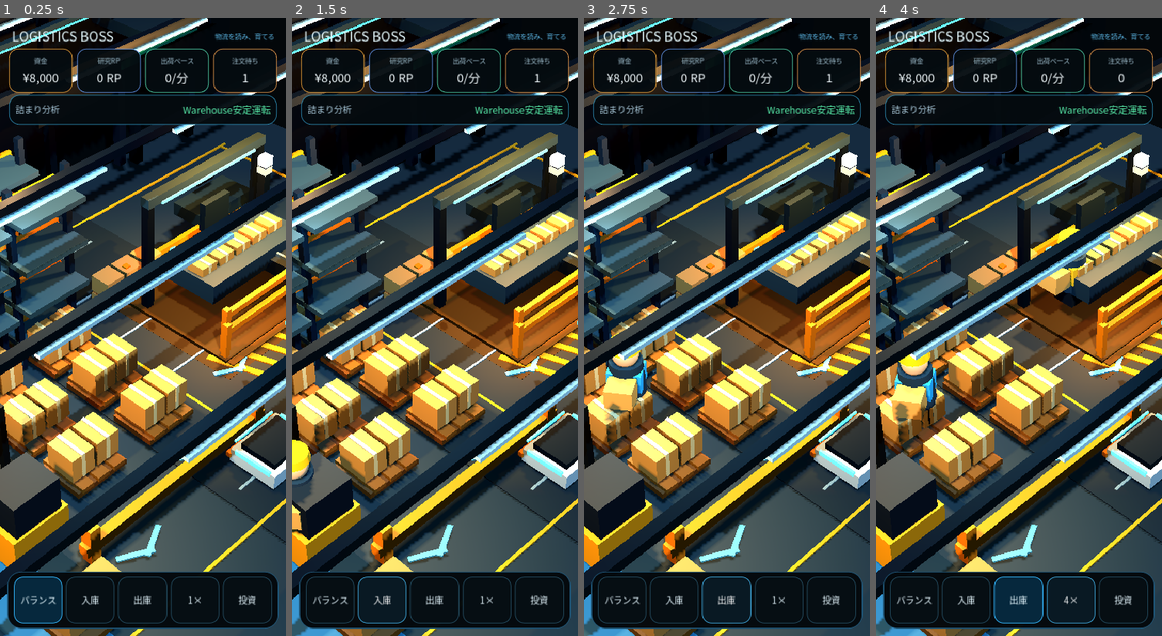
Above: before the commit, frames 1-4 (left to right).
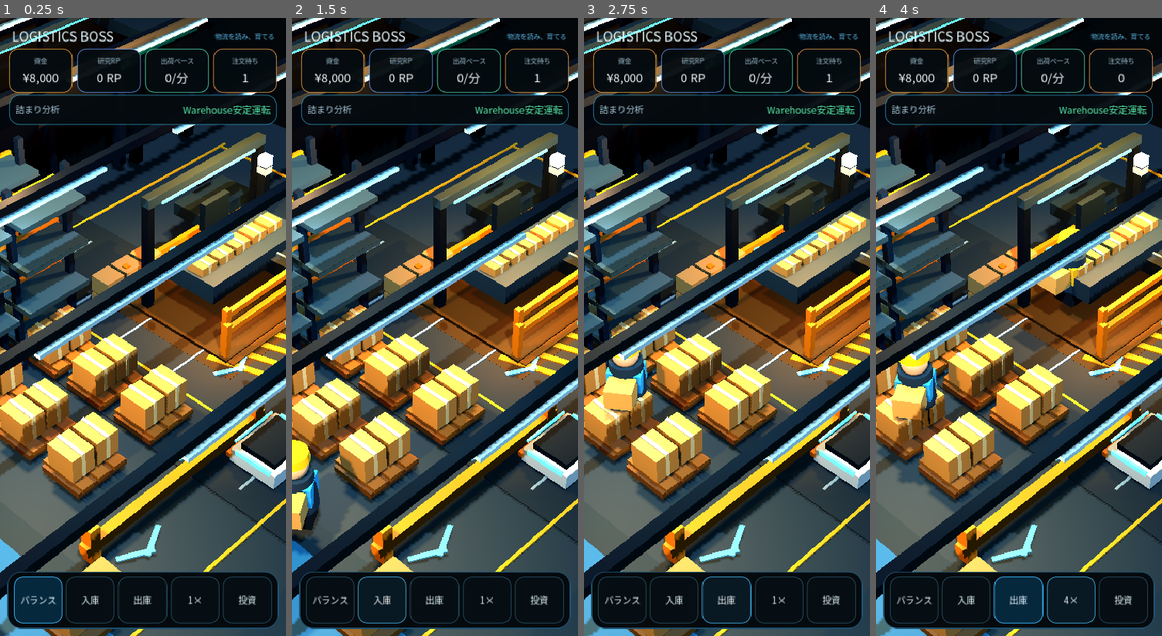
Above: after the commit, the same moments.

Repository: 48wr9f4wgp-lab/Logistics-Boss
Game: Godot game, scene res://scenes/main.tscn
The game is run twice, just before and just after one commit, with the same random seed, the same clock (stepped at 60 frames per second) and the same inputs.
Inputs:
- Up to frame 1 (0.25 s): no input
- Up to frame 2 (1.5 s): click "バランス" at 0.5 s; click "入庫" at 1.25 s
- Up to frame 3 (2.75 s): click "出庫" at 2 s
- Up to frame 4 (4 s): click "1×" at 2.75 s; click "2×" at 3.5 s

The runs differ from the first frame. In frame 1, 3.6% of the frame differs, in the area x 0-32%, y 62-100%; in frame 2, 3.3%; in frame 3, 3.8%; in frame 4, 3.9%.

Commit message:
Add Godot capital measurement foundation

Diff:
--- /dev/null
+++ b/godot/domain/capital_catalog.gd
@@ -0,0 +1,54 @@
+extends RefCounted
+class_name CapitalCatalog
+
+const FORKLIFT_COST := 12000
+
+
+func is_known(kind: StringName) -> bool:
+    return kind in [&"worker", &"rack", &"speed", &"packing", &"forklift"]
+
+
+func cost(
+    kind: StringName,
+    worker_count: int,
+    rack_level: int,
+    speed_level: int,
+    pack_level: int,
+    forklift_unlocked: bool
+) -> int:
+    match kind:
+        &"worker":
+            return int(3500 * pow(2.0, max(0, worker_count - 3)))
+        &"rack":
+            return int(2500 * pow(2.0, rack_level))
+        &"speed":
+            return int(4000 * pow(2.0, speed_level))
+        &"packing":
+            return int(4500 * pow(2.0, pack_level))
+        &"forklift":
+            return FORKLIFT_COST if not forklift_unlocked else FORKLIFT_COST
+        _:
+            return 999999999
+
+
+func is_maxed(
+    kind: StringName,
+    worker_count: int,
+    rack_level: int,
+    speed_level: int,
+    pack_level: int,
+    forklift_unlocked: bool
+) -> bool:
+    match kind:
+        &"worker":
+            return worker_count >= 7
+        &"rack":
+            return rack_level >= 4
+        &"speed":
+            return speed_level >= 4
+        &"packing":
+            return pack_level >= 4
+        &"forklift":
+            return forklift_unlocked
+        _:
+            return true
--- /dev/null
+++ b/godot/domain/flow_measurement.gd
@@ -0,0 +1,120 @@
+extends RefCounted
+class_name FlowMeasurement
+
+const WINDOW_SECONDS := 25.0
+const HISTORY_SECONDS := 90.0
+
+var _state_samples: Array[Dictionary] = []
+var _shipment_events: Array[Dictionary] = []
+var _active_measurements: Array[Dictionary] = []
+
+
+func record_state(at: float, dt: float, inbound: int, packing: int, outbound: int) -> void:
+    if dt <= 0.0:
+        return
+    _state_samples.append({
+        "at": at,
+        "dt": dt,
+        "inbound": inbound,
+        "packing": packing,
+        "outbound": outbound,
+    })
+    _prune(at)
+
+
+func record_shipment(at: float, value: int) -> void:
+    _shipment_events.append({"at": at, "value": value})
+    _prune(at)
+
+
+func begin_investment(kind: StringName, cost: int, at: float) -> Dictionary:
+    var before := _metrics(at - WINDOW_SECONDS, at)
+    _active_measurements.append({
+        "kind": String(kind),
+        "cost": cost,
+        "started_at": at,
+        "before": before,
+    })
+    return before
+
+
+func collect_completed(at: float) -> Array[Dictionary]:
+    var completed: Array[Dictionary] = []
+    var remaining: Array[Dictionary] = []
+
+    for measurement in _active_measurements:
+        var started_at := float(measurement.get("started_at", 0.0))
+        if at + 0.0001 < started_at + WINDOW_SECONDS:
+            remaining.append(measurement)
+            continue
+
+        var before: Dictionary = measurement.get("before", {})
+        var after := _metrics(started_at, started_at + WINDOW_SECONDS)
+        completed.append({
+            "kind": String(measurement.get("kind", "")),
+            "cost": int(measurement.get("cost", 0)),
+            "window_seconds": WINDOW_SECONDS,
+            "before": before,
+            "after": after,
+            "delta": {
+                "shipments_per_min": float(after.get("shipments_per_min", 0.0)) - float(before.get("shipments_per_min", 0.0)),
+                "revenue_per_min": float(after.get("revenue_per_min", 0.0)) - float(before.get("revenue_per_min", 0.0)),
+                "inbound_queue": float(after.get("inbound_queue", 0.0)) - float(before.get("inbound_queue", 0.0)),
+                "packing_queue": float(after.get("packing_queue", 0.0)) - float(before.get("packing_queue", 0.0)),
+                "outbound_queue": float(after.get("outbound_queue", 0.0)) - float(before.get("outbound_queue", 0.0)),
+            },
+        })
+
+    _active_measurements = remaining
+    return completed
+
+
+func _metrics(start_at: float, end_at: float) -> Dictionary:
+    var requested_duration := maxf(0.001, end_at - start_at)
+    var shipments := 0
+    var revenue := 0
+
+    for shipment in _shipment_events:
+        var event_at := float(shipment.get("at", -INF))
+        if event_at > start_at and event_at <= end_at:
+            shipments += 1
+            revenue += int(shipment.get("value", 0))
+
+    var weighted_inbound := 0.0
+    var weighted_packing := 0.0
+    var weighted_outbound := 0.0
+    var sampled_duration := 0.0
+
+    for sample in _state_samples:
+        var sample_at := float(sample.get("at", -INF))
+        if sample_at <= start_at or sample_at > end_at:
+            continue
+        var sample_dt := maxf(0.0, float(sample.get("dt", 0.0)))
+        sampled_duration += sample_dt
+        weighted_inbound += float(sample.get("inbound", 0)) * sample_dt
+        weighted_packing += float(sample.get("packing", 0)) * sample_dt
+        weighted_outbound += float(sample.get("outbound", 0)) * sample_dt
+
+    var rate_duration := maxf(0.001, minf(requested_duration, sampled_duration if sampled_duration > 0.0 else requested_duration))
+    var average_duration := maxf(0.001, sampled_duration)
+
+    return {
+        "window_seconds": requested_duration,
+        "sampled_seconds": sampled_duration,
+        "baseline_complete": sampled_duration >= requested_duration * 0.90,
+        "shipments": shipments,
+        "shipments_per_min": float(shipments) * 60.0 / rate_duration,
+        "revenue": revenue,
+        "revenue_per_min": float(revenue) * 60.0 / rate_duration,
+        "inbound_queue": weighted_inbound / average_duration if sampled_duration > 0.0 else 0.0,
+        "packing_queue": weighted_packing / average_duration if sampled_duration > 0.0 else 0.0,
+        "outbound_queue": weighted_outbound / average_duration if sampled_duration > 0.0 else 0.0,
+    }
+
+
+func _prune(at: float) -> void:
+    var cutoff := at - HISTORY_SECONDS
+    while not _state_samples.is_empty() and float(_state_samples[0].get("at", 0.0)) < cutoff:
+        _state_samples.pop_front()
+    while not _shipment_events.is_empty() and float(_shipment_events[0].get("at", 0.0)) < cutoff:
+        _shipment_events.pop_front()
--- a/godot/domain/warehouse_sim.gd
+++ b/godot/domain/warehouse_sim.gd
@@ -3,12 +3,16 @@
 
 signal event_emitted(event: Dictionary)
 
-const SAVE_SCHEMA := 1
+const CapitalCatalogScript = preload("res://domain/capital_catalog.gd")
+const FlowMeasurementScript = preload("res://domain/flow_measurement.gd")
+
+const SAVE_SCHEMA := 2
 const BASE_SHIPMENT_VALUE := 500
 const INBOUND_INTERVAL := 4.0
 const ORDER_INTERVAL := 5.0
 const INBOUND_LIMIT := 14
 const ORDER_LIMIT := 18
+const FORKLIFT_CYCLE := 3.2
 
 enum Policy {
     BALANCED,
@@ -40,18 +44,25 @@
 var rack_level: int = 0
 var speed_level: int = 0
 var pack_level: int = 0
+var forklift_unlocked: bool = false
+var forklift_active: bool = false
+var forklift_progress: float = 0.0
 
 var policy: int = Policy.BALANCED
 var time_scale: float = 1.0
 var sim_time: float = 0.0
+var last_measurement: Dictionary = {}
 
 var _inbound_timer: float = 2.0
 var _order_timer: float = 3.0
 var _packing_active: bool = false
 var _packing_remaining: float = 0.0
 var _packing_duration: float = 0.0
+var _forklift_remaining: float = 0.0
 var _shipment_times: Array[float] = []
 var workers: Array[Dictionary] = []
+var _capital: CapitalCatalog = CapitalCatalogScript.new()
+var _measurement: FlowMeasurement = FlowMeasurementScript.new()
 
 
 func _init() -> void:
@@ -66,10 +77,16 @@
     sim_time += dt
     _spawn_flow(dt)
     _update_packing(dt)
+    _update_forklift(dt)
     _update_workers(dt)
     _assign_idle_workers()
     _prune_shipment_window()
 
+    _measurement.record_state(sim_time, dt, inbound_queue, packing_queue, packed_queue)
+    for result in _measurement.collect_completed(sim_time):
+        last_measurement = result
+        _emit("measurement_completed", result)
+
 
 func set_policy(next_policy: int) -> void:
     if policy == next_policy:
@@ -83,54 +100,44 @@
 
 
 func upgrade_cost(kind: StringName) -> int:
+    return _capital.cost(kind, worker_count, rack_level, speed_level, pack_level, forklift_unlocked)
+
+
+func purchase_upgrade(kind: StringName) -> Dictionary:
+    if not _capital.is_known(kind):
+        return {"ok": false, "reason": "unknown", "cost": 0}
+
+    var cost := upgrade_cost(kind)
+    if _capital.is_maxed(kind, worker_count, rack_level, speed_level, pack_level, forklift_unlocked):
+        return {"ok": false, "reason": "max", "cost": cost}
+    if money < cost:
+        return {"ok": false, "reason": "funds", "cost": cost}
+
+    money -= cost
     match kind:
         &"worker":
-            return int(3500 * pow(2.0, max(0, worker_count - 3)))
-        &"rack":
-            return int(2500 * pow(2.0, rack_level))
-        &"speed":
-            return int(4000 * pow(2.0, speed_level))
-        &"packing":
-            return int(4500 * pow(2.0, pack_level))
-        _:
-            return 999999999
-
-
-func purchase_upgrade(kind: StringName) -> Dictionary:
-    var cost := upgrade_cost(kind)
-    if money < cost:
-        return {"ok": false, "reason": "funds", "cost": cost}
-
-    match kind:
-        &"worker":
-            if worker_count >= 7:
-                return {"ok": false, "reason": "max", "cost": cost}
-            money -= cost
             worker_count += 1
             _sync_worker_roster()
         &"rack":
-            if rack_level >= 4:
-                return {"ok": false, "reason": "max", "cost": cost}
-            money -= cost
             rack_level += 1
             rack_capacity += 4
         &"speed":
-            if speed_level >= 4:
-                return {"ok": false, "reason": "max", "cost": cost}
-            money -= cost
             speed_level += 1
             worker_speed *= 1.15
         &"packing":
-            if pack_level >= 4:
-                return {"ok": false, "reason": "max", "cost": cost}
-            money -= cost
             pack_level += 1
             pack_time_multiplier *= 0.85
-        _:
-            return {"ok": false, "reason": "unknown", "cost": cost}
-
-    _emit("upgrade_purchased", {"kind": String(kind), "cost": cost})
-    return {"ok": true, "cost": cost}
+        &"forklift":
+            forklift_unlocked = true
+
+    var before := _measurement.begin_investment(kind, cost, sim_time)
+    _emit("upgrade_purchased", {
+        "kind": String(kind),
+        "cost": cost,
+        "measurement_window": FlowMeasurement.WINDOW_SECONDS,
+        "before": before,
+    })
+    return {"ok": true, "cost": cost, "measurement_window": FlowMeasurement.WINDOW_SECONDS}
 
 
 func bottleneck() -> Dictionary:
@@ -170,11 +177,15 @@
         "rack_level": rack_level,
         "speed_level": speed_level,
         "pack_level": pack_level,
+        "forklift_unlocked": forklift_unlocked,
+        "forklift_active": forklift_active,
+        "forklift_progress": forklift_progress,
         "policy": int(policy),
         "time_scale": time_scale,
         "sim_time": sim_time,
         "bottleneck": bottleneck(),
         "throughput_per_minute": throughput_per_minute(),
+        "last_measurement": last_measurement,
     }
 
 
@@ -196,12 +207,14 @@
         "rack_level": rack_level,
         "speed_level": speed_level,
         "pack_level": pack_level,
+        "forklift_unlocked": forklift_unlocked,
         "policy": int(policy),
     }
 
 
 func load_data(data: Dictionary) -> bool:
-    if int(data.get("schema_version", -1)) != SAVE_SCHEMA:
+    var source_schema := int(data.get("schema_version", -1))
+    if source_schema != 1 and source_schema != SAVE_SCHEMA:
         return false
 
     money = maxi(0, int(data.get("money", money)))
@@ -219,9 +232,16 @@
     rack_level = clampi(int(data.get("rack_level", rack_level)), 0, 4)
     speed_level = clampi(int(data.get("speed_level", speed_level)), 0, 4)
     pack_level = clampi(int(data.get("pack_level", pack_level)), 0, 4)
+    forklift_unlocked = bool(data.get("forklift_unlocked", false))
     policy = clampi(int(data.get("policy", policy)), Policy.BALANCED, Policy.SHIP)
+
+    forklift_active = false
+    forklift_progress = 0.0
+    _forklift_remaining = 0.0
     _sync_worker_roster()
-    _emit("save_loaded", {})
+    if source_schema == 1:
+        _emit("save_migrated", {"from_schema": 1, "to_schema": SAVE_SCHEMA})
+    _emit("save_loaded", {"schema_version": SAVE_SCHEMA})
     return true
 
 
@@ -259,6 +279,37 @@
         _emit("packing_complete", {"packed_queue": packed_queue})
 
 
+func _update_forklift(dt: float) -> void:
+    if not forklift_unlocked:
+        forklift_active = false
+        forklift_progress = 0.0
+        _forklift_remaining = 0.0
+        return
+
+    if forklift_active:
+        _forklift_remaining = maxf(0.0, _forklift_remaining - dt)
+        forklift_progress = clampf(1.0 - _forklift_remaining / FORKLIFT_CYCLE, 0.0, 1.0)
+        if _forklift_remaining <= 0.0:
+            forklift_active = false
+            forklift_progress = 0.0
+            rack_stock = mini(rack_capacity, rack_stock + 1)
+            _emit("forklift_stored", {"rack_stock": rack_stock})
+
+    if forklift_active:
+        return
+
+    if inbound_queue <= 0:
+        return
+    if rack_stock + _reserved_store_slots() >= rack_capacity:
+        return
+
+    inbound_queue -= 1
+    forklift_active = true
+    forklift_progress = 0.0
+    _forklift_remaining = FORKLIFT_CYCLE
+    _emit("forklift_task_started", {"duration": FORKLIFT_CYCLE})
+
+
 func _update_workers(dt: float) -> void:
     for worker in workers:
         if int(worker["task"]) == Task.IDLE:
@@ -284,7 +335,7 @@
 
 
 func _choose_task() -> int:
-    var can_store := inbound_queue > 0 and rack_stock + _active_task_count(Task.STORE) < rack_capacity
+    var can_store := inbound_queue > 0 and rack_stock + _reserved_store_slots() < rack_capacity
     var can_pick := rack_stock > 0 and open_orders > 0
     var can_ship := packed_queue > 0
 
@@ -419,6 +470,10 @@
     return count
 
 
+func _reserved_store_slots() -> int:
+    return _active_task_count(Task.STORE) + (1 if forklift_active else 0)
+
+
 func _prune_shipment_window() -> void:
     while not _shipment_times.is_empty() and sim_time - _shipment_times[0] > 60.0:
         _shipment_times.pop_front()
@@ -430,4 +485,6 @@
         "at": sim_time,
     }
     event.merge(extra, true)
+    if type == "shipment":
+        _measurement.record_shipment(sim_time, int(event.get("value", 0)))
     event_emitted.emit(event)
--- a/godot/main.gd
+++ b/godot/main.gd
@@ -5,6 +5,7 @@
 const WarehouseVisualPass2Script = preload("res://view/visual_pass_2.gd")
 const WarehouseVisualPass3Script = preload("res://view/visual_pass_3.gd")
 const WarehouseVisualCompositionFixScript = preload("res://view/visual_composition_fix.gd")
+const ForkliftAutomationViewScript = preload("res://view/forklift_automation_view.gd")
 const GameHudScript = preload("res://ui/game_hud_ja.gd")
 const SaveStoreScript = preload("res://persistence/save_store.gd")
 
@@ -25,6 +26,10 @@
     var visual_pass_2: WarehouseVisualPass2 = WarehouseVisualPass2Script.new()
     view.add_child(visual_pass_2)
     visual_pass_2.bind_view(view)
+
+    var forklift_automation: ForkliftAutomationView = ForkliftAutomationViewScript.new()
+    view.add_child(forklift_automation)
+    forklift_automation.bind(view, sim)
 
     var hud: GameHud = GameHudScript.new()
     add_child(hud)
--- a/godot/tests/sim_smoke.gd
+++ b/godot/tests/sim_smoke.gd
@@ -25,12 +25,48 @@
 
     sim.money += 100000
     var before_capacity := sim.rack_capacity
-    var result := sim.purchase_upgrade(&"rack")
-    assert(bool(result.get("ok", false)), "rack investment should be purchasable")
+    var rack_result := sim.purchase_upgrade(&"rack")
+    assert(bool(rack_result.get("ok", false)), "rack investment should be purchasable")
     assert(sim.rack_capacity == before_capacity + 4, "rack investment must change real capacity")
+
+    var forklift_result := sim.purchase_upgrade(&"forklift")
+    assert(bool(forklift_result.get("ok", false)), "forklift automation should be purchasable")
+    assert(sim.forklift_unlocked, "forklift purchase must unlock domain automation")
+    assert(not bool(sim.purchase_upgrade(&"forklift").get("ok", true)), "forklift automation must be one-time capital")
+
+    for _i in 350:
+        sim.step(0.1)
+
+    var forklift_store_events := 0
+    var forklift_measurement_found := false
+    for event in events:
+        match String(event.get("type", "")):
+            "forklift_stored":
+                forklift_store_events += 1
+            "measurement_completed":
+                if String(event.get("kind", "")) == "forklift":
+                    forklift_measurement_found = true
+                    var before: Dictionary = event.get("before", {})
+                    var after: Dictionary = event.get("after", {})
+                    assert(before.has("shipments_per_min"), "measurement must contain real pre-investment shipment rate")
+                    assert(after.has("revenue_per_min"), "measurement must contain real post-investment revenue rate")
+                    assert(after.has("inbound_queue"), "measurement must contain inbound queue state")
+                    assert(after.has("packing_queue"), "measurement must contain packing queue state")
+                    assert(after.has("outbound_queue"), "measurement must contain outbound queue state")
+
+    assert(forklift_store_events > 0, "forklift automation must execute real STORE throughput")
+    assert(forklift_measurement_found, "forklift investment must produce a 25-second Before/After result")
 
     sim.set_policy(WarehouseSim.Policy.SHIP)
     assert(sim.policy == WarehouseSim.Policy.SHIP, "policy switch must persist in domain state")
 
+    var legacy := sim.save_data()
+    legacy["schema_version"] = 1
+    legacy.erase("forklift_unlocked")
+    var migrated: WarehouseSim = WarehouseSimScript.new()
+    assert(migrated.load_data(legacy), "schema 1 saves must migrate into schema 2")
+    assert(int(migrated.save_data().get("schema_version", -1)) == 2, "migrated save must write schema 2")
+    assert(not migrated.forklift_unlocked, "legacy saves must default forklift automation to locked")
+
     print("Godot warehouse simulation smoke passed")
     quit(0)
--- a/godot/ui/game_hud_ja.gd
+++ b/godot/ui/game_hud_ja.gd
@@ -2,10 +2,16 @@
 class_name JapaneseGameHud
 
 var _jp_system_font: SystemFont
+var _measurement_panel: PanelContainer
+var _measurement_label: Label
+var _measurement_timer := 0.0
 
 
 func _ready() -> void:
     super._ready()
+    _append_forklift_upgrade()
+    _build_measurement_banner()
+
     _jp_system_font = SystemFont.new()
     _jp_system_font.font_names = PackedStringArray([
         "Hiragino Sans",
@@ -16,6 +22,14 @@
     _jp_system_font.allow_system_fallback = true
     _apply_japanese_font_recursive(self)
     _replace_static_copy_recursive(self)
+
+
+func _process(delta: float) -> void:
+    super._process(delta)
+    if _measurement_timer > 0.0:
+        _measurement_timer -= delta
+        if _measurement_timer <= 0.0 and _measurement_panel != null:
+            _measurement_panel.visible = false
 
 
 func _copy(jp: String, _en: String) -> String:
@@ -42,6 +56,94 @@
             return "安定運転"
 
 
+func _is_maxed(kind: StringName) -> bool:
+    if kind == &"forklift":
+        return sim != null and sim.forklift_unlocked
+    return super._is_maxed(kind)
+
+
+func _on_sim_event(event: Dictionary) -> void:
+    super._on_sim_event(event)
+    match String(event.get("type", "")):
+        "upgrade_purchased":
+            _show_measurement_status("投資効果を計測中\n前25秒 → 後25秒", 30.0)
+        "measurement_completed":
+            var before: Dictionary = event.get("before", {})
+            var after: Dictionary = event.get("after", {})
+            var text := "投資効果  出荷 %.1f→%.1f/分\n入庫 %.1f→%.1f  梱包 %.1f→%.1f" % [
+                float(before.get("shipments_per_min", 0.0)),
+                float(after.get("shipments_per_min", 0.0)),
+                float(before.get("inbound_queue", 0.0)),
+                float(after.get("inbound_queue", 0.0)),
+                float(before.get("packing_queue", 0.0)),
+                float(after.get("packing_queue", 0.0)),
+            ]
+            _show_measurement_status(text, 8.0)
+
+
+func _append_forklift_upgrade() -> void:
+    var list := _find_upgrade_list(_sheet)
+    if list == null:
+        return
+
+    var button := Button.new()
+    button.size_flags_horizontal = Control.SIZE_EXPAND_FILL
+    button.custom_minimum_size = Vector2(0, 78)
+    button.alignment = HORIZONTAL_ALIGNMENT_LEFT
+    button.add_theme_font_size_override("font_size", 14)
+    button.set_meta("title", "フォークリフト自動化")
+    button.set_meta("effect", "入庫→棚を自動搬送 / 作業員を他工程へ解放")
+    _apply_button_style(button, false)
+    button.pressed.connect(func(): _buy(&"forklift"))
+    list.add_child(button)
+    _upgrade_buttons[&"forklift"] = button
+
+
+func _find_upgrade_list(node: Node) -> VBoxContainer:
+    if node is ScrollContainer and node.get_child_count() > 0:
+        var child := node.get_child(0)
+        if child is VBoxContainer:
+            return child as VBoxContainer
+
+    for child in node.get_children():
+        var found := _find_upgrade_list(child)
+        if found != null:
+            return found
+    return null
+
+
+func _build_measurement_banner() -> void:
+    _measurement_panel = PanelContainer.new()
+    _measurement_panel.anchor_left = 0.08
+    _measurement_panel.anchor_right = 0.92
+    _measurement_panel.anchor_top = 1.0
+    _measurement_panel.anchor_bottom = 1.0
+    _measurement_panel.offset_top = -186.0
+    _measurement_panel.offset_bottom = -102.0
+    _measurement_panel.add_theme_stylebox_override(
+        "panel",
+        _panel_style(Color(0.018, 0.055, 0.075, 0.97), Color(0.18, 0.72, 0.96, 0.92), 14)
+    )
+    _measurement_panel.visible = false
+    add_child(_measurement_panel)
+
+    _measurement_label = Label.new()
+    _measurement_label.horizontal_alignment = HORIZONTAL_ALIGNMENT_CENTER
+    _measurement_label.vertical_alignment = VERTICAL_ALIGNMENT_CENTER
+    _measurement_label.autowrap_mode = TextServer.AUTOWRAP_WORD_SMART
+    _measurement_label.add_theme_font_size_override("font_size", 13)
+    _measurement_label.add_theme_color_override("font_color", Color(0.90, 0.98, 1.0))
+    _measurement_panel.add_child(_measurement_label)
+
+
+func _show_measurement_status(text: String, seconds: float) -> void:
+    if _measurement_panel == null or _measurement_label == null:
+        return
+    _measurement_label.text = text
+    _measurement_panel.visible = true
+    _measurement_timer = seconds
+
+
 func _replace_static_copy_recursive(node: Node) -> void:
     for child in node.get_children():
         if child is Label:
--- /dev/null
+++ b/godot/view/forklift_automation_view.gd
@@ -0,0 +1,83 @@
+extends Node3D
+class_name ForkliftAutomationView
+
+const PARK := Vector3(-4.45, 0.0, 0.55)
+const INBOUND := Vector3(-5.25, 0.0, 2.35)
+const RACK := Vector3(-1.75, 0.0, -0.15)
+const CARGO_COLOR := Color(0.84, 0.61, 0.31)
+
+var warehouse_view: WarehouseView
+var sim: WarehouseSim
+var _forklift: Node3D
+var _cargo: MeshInstance3D
+
+
+func bind(view: WarehouseView, next_sim: WarehouseSim) -> void:
+    warehouse_view = view
+    sim = next_sim
+    call_deferred("_resolve_forklift")
+
+
+func _process(_delta: float) -> void:
+    if sim == null or warehouse_view == null:
+        return
+    if _forklift == null:
+        _resolve_forklift()
+    if _forklift == null:
+        return
+
+    _forklift.visible = sim.forklift_unlocked
+    if not sim.forklift_unlocked:
+        return
+
+    if not sim.forklift_active:
+        _forklift.position = PARK
+        _forklift.rotation.y = -0.55
+        if _cargo != null:
+            _cargo.visible = false
+        return
+
+    var progress := clampf(sim.forklift_progress, 0.0, 1.0)
+    var target := RACK
+    if progress <= 0.5:
+        var leg := smoothstep(0.0, 1.0, progress * 2.0)
+        _forklift.position = INBOUND.lerp(RACK, leg)
+        target = RACK
+        if _cargo != null:
+            _cargo.visible = true
+    else:
+        var leg := smoothstep(0.0, 1.0, (progress - 0.5) * 2.0)
+        _forklift.position = RACK.lerp(INBOUND, leg)
+        target = INBOUND
+        if _cargo != null:
+            _cargo.visible = false
+
+    var direction := target - _forklift.position
+    if direction.length_squared() > 0.001:
+        _forklift.rotation.y = atan2(direction.x, direction.z)
+
+
+func _resolve_forklift() -> void:
+    if warehouse_view == null:
+        return
+    _forklift = warehouse_view.get_node_or_null("Forklift") as Node3D
+    if _forklift == null:
+        return
+
+    _cargo = _forklift.get_node_or_null("AutomationCargo") as MeshInstance3D
+    if _cargo == null:
+        _cargo = MeshInstance3D.new()
+        _cargo.name = "AutomationCargo"
+        var mesh := BoxMesh.new()
+        mesh.size = Vector3(0.58, 0.44, 0.56)
+        _cargo.mesh = mesh
+        _cargo.position = Vector3(0.0, 0.48, -0.92)
+        var material := StandardMaterial3D.new()
+        material.albedo_color = CARGO_COLOR
+        material.roughness = 0.72
+        _cargo.material_override = material
+        _forklift.add_child(_cargo)
+
+    _forklift.position = PARK
+    _forklift.visible = sim != null and sim.forklift_unlocked
+    _cargo.visible = false
